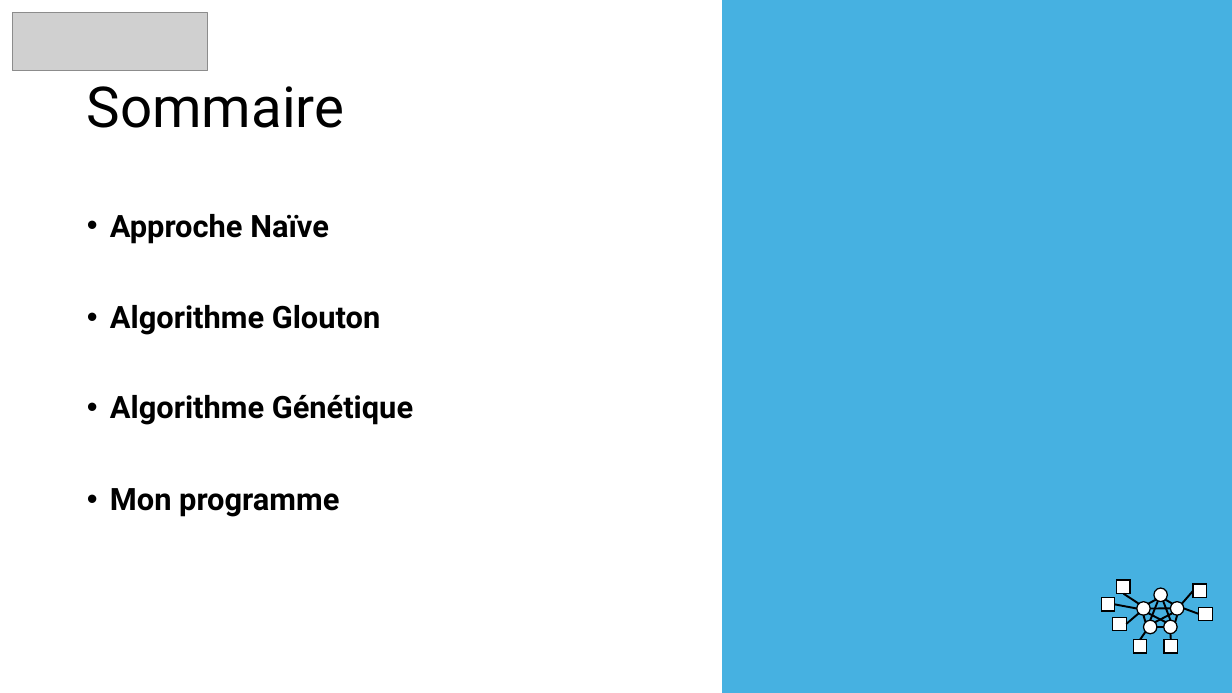
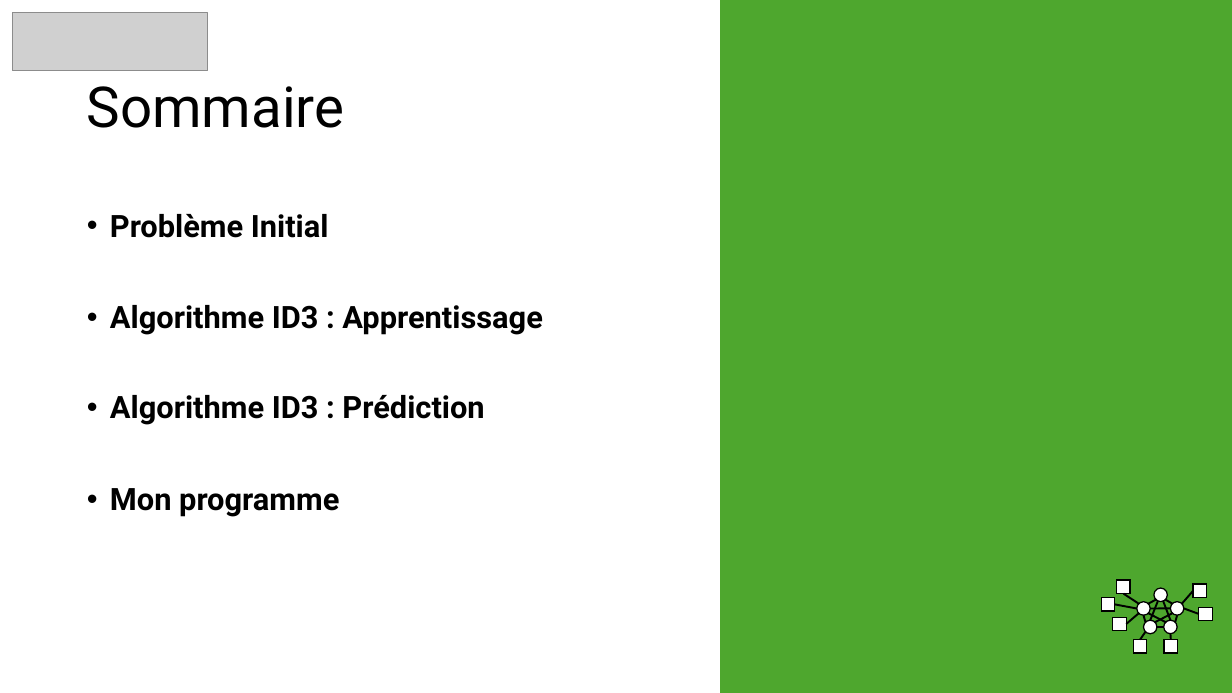
Before and after one commit to snonow/PROJ631-Arbres_de_decision, a slide deck: slide 2 of Presentation-Proj631 - Arbre_de_Décision.pptx. Drawn at 1232x693 pixels with LibreOffice and Linux fonts; fonts in the diff are those of the drawing; grey boxes stand for pictures; background and template pictures are left out. Boxes give left, top, right and bottom in pixels: in the first picture for what was removed or moved away, otherwise in the second. Text is boxed around its words. In the diff, an @@ line names an element or a change of style, - is before the commit and + after.

```diff
--- a/Presentation-Proj631 - Arbre_de_Décision.pptx
+++ b/Presentation-Proj631 - Arbre_de_Décision.pptx
@@ rectangle at (722,0,1232,693): fill #46B1E1 to #4EA72E; outline none to #4EA72E 1.5 pt @@
@@ text at (110,214,329,238): text changed @@
-• Approche Naïve
+• Problème Initial
@@ text at (110,305,542,335): text changed @@
-• Algorithme Glouton
+• Algorithme ID3 : Apprentissage
@@ text at (110,395,484,425): text changed @@
-• Algorithme Génétique
+• Algorithme ID3 : Prédiction
```
Also in this commit, not shown: 6 other slides changed, 2 other files.
